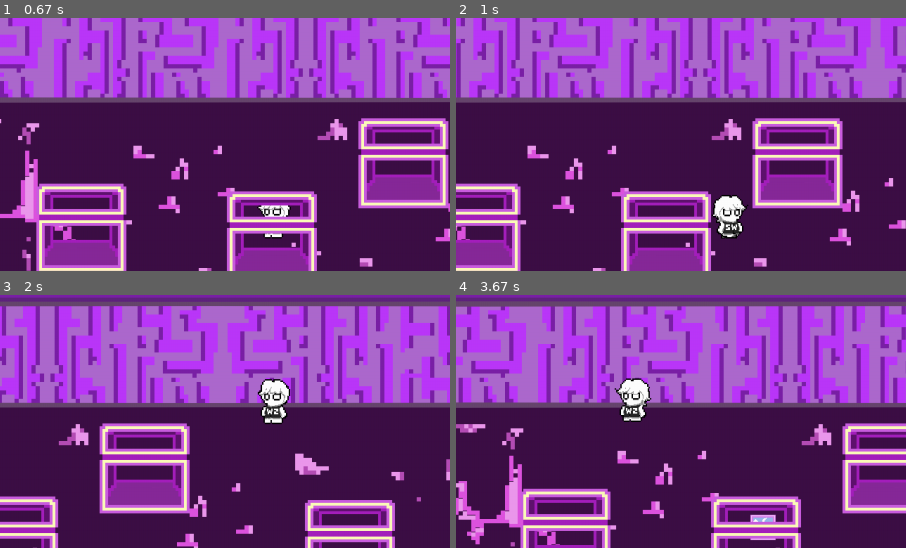
Above: before the commit, frames 1-4 (two rows, left to right).
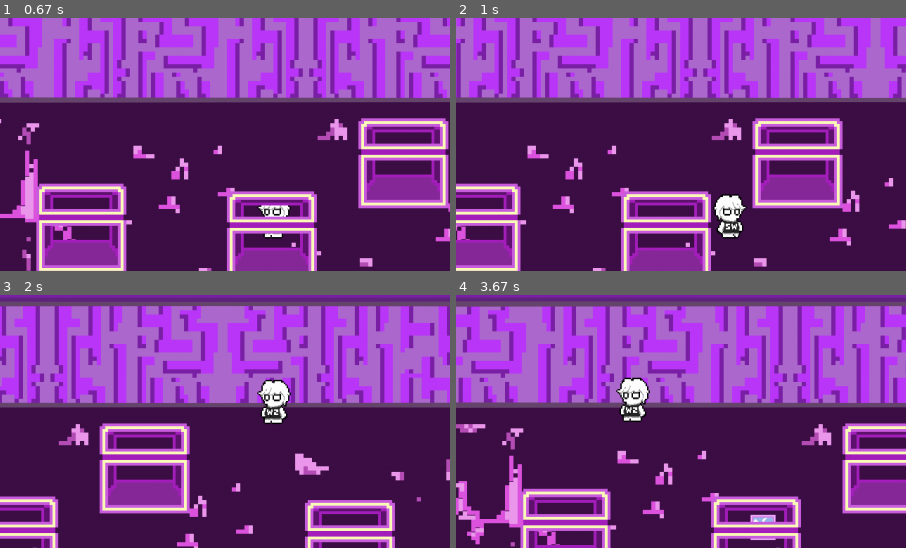
Above: after the commit, the same moments.

Repository: Srat00/PyGameProject
Game: pygame game, started from pyGameSurvival.py
Two runs of this game, one before a commit and one after it. Both use one fixed random seed, a clock stepped at 60 frames per second and the inputs below.
Inputs (mouse positions are % of the whole screen's width and height, from its top left):
- Up to frame 1 (0.67 s): tap Space at 0.33 s
- Up to frame 2 (1 s): hold Right from 0.67 s (still down); move the mouse to (50, 57) at 0.7 s
- Up to frame 3 (2 s): release Right at 1.13 s; hold Up 1.17-1.47 s; move the mouse to (60, 72) at 1.2 s; hold Right 1.5-1.97 s; move the mouse to (19, 73) at 1.53 s
- Up to frame 4 (3.67 s): hold Left 2-2.53 s; move the mouse to (87, 85) at 2.03 s; hold Down 2.57-2.87 s; move the mouse to (24, 13) at 2.6 s; hold Left 2.9-3.3 s; move the mouse to (26, 30) at 2.93 s; hold Up from 3.33 s (still down); move the mouse to (45, 76) at 3.37 s
The pictures show only the part of the screen within x 20-70%, y 11-61%; the shares and areas given below are measured in that part.

Frame 1 is identical in both runs. In frame 2, 0.4% of the frame differs, in the area x 56-65%, y 69-88%; in frame 3, 0.4%; in frame 4, 0.5%, in the area x 35-44%, y 32-50%.

Commit message:
사운드 추가

Diff:
--- a/pyGameSurvival.py
+++ b/pyGameSurvival.py
@@ -126,7 +126,7 @@
 	def update(self):
 		self.input()
 		self.apply_status()
-		self.current_sprite += 0.3
+		self.current_sprite += 0.1
 		if int(self.current_sprite) >= len(self.sprites):
 			self.current_sprite = 0
 		self.image = self.sprites[int(self.current_sprite)]
@@ -163,16 +163,17 @@
 			if(player.cool > 30):
 				player.cool = 0
 				bullet_group.add(Bullet(self.rect.center, BulletSpeed, camera_group))
+				attack_sound.play()
 		elif(3 <= player.score < 5):
 			if(player.cool > 20):
 				player.cool = 0
 				bullet_group.add(Bullet(self.rect.center, BulletSpeed, camera_group))
-
+				attack_sound.play()
 		elif(5 <= player.score):
 			if(player.cool > 10):
 				player.cool = 0
 				bullet_group.add(Bullet(self.rect.center, BulletSpeed, camera_group))
-
+				attack_sound.play()
 def draw_health_bar():
 	bar_width = 100  # 체력바의 너비
 	bar_height = 20  # 체력바의 높이
@@ -493,6 +494,11 @@
 time_limit=30*60 # 제한시간 30분
 elapsed_time=0
 time_font = pygame.font.SysFont("malgungothic", 36)
+attack_sound = pygame.mixer.Sound('sound/attack_sound.wav')
+attack_sound.set_volume(0.3)
+bgm = pygame.mixer.Sound('sound/temp_BGM.mp3')
+bgm.set_volume(0.3)
+bgm.play(-1)
 
 screen = pygame.display.set_mode((1280,720)) # 화면 설정
 clock = pygame.time.Clock()
Not shown, added: sound/attack_sound.wav
Not shown, added: sound/temp_BGM.mp3
